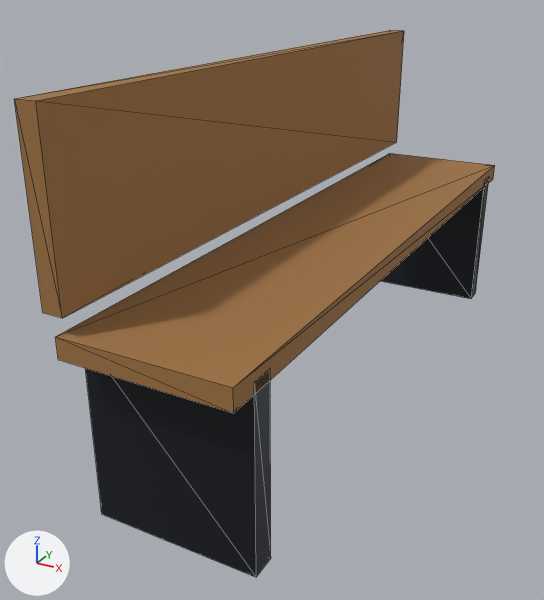
Two versions of the glTF model gra-fabryka/godot/assets/models/lawka_parkowa.glb, one commit apart.
Both versions are drawn from a 50 mm lens placed at (0.791, -1.839, 1.122), pointed at (-0.132, -0.161, 0.283). Lighting does not change. The marker at lower left points along +X, +Y and +Z. The picture after the commit comes second. Mesh edges are drawn as thin lines. Vertices at exactly the same position are counted once.

Objects in the first picture: 'lawka_parkowa'.
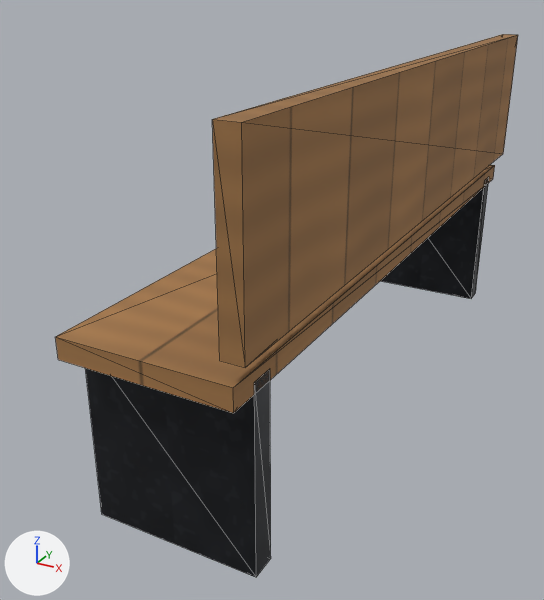
Changed parts and their boxes [x1, y1, x2, y2] in the pictures (544 x 600 px; the box of a moved part takes in the faces that stretch with it):
'lawka_parkowa', reshaped
    before: [14, 30, 495, 577]
    after: [55, 34, 518, 577]
part 1 of me_cube_095, moved or reshaped
    before: [14, 30, 404, 318]
    after: [212, 34, 518, 368]

The change, as a list of edits to the scene's bpy script:
```text
Change me_cube_095:
    used by ob_lawka_parkowa; location = (0.0, 0.0, 0.45)
    remove me_cube_095.from_pydata(...)  # 32 vertices, 48 faces; spans x -0.23..0.2, y -0.9..0.9, z -0.45..0.47
    add me_cube_095.from_pydata(...)  # 32 vertices, 48 faces; spans x -0.2..0.23, y -0.9..0.9, z -0.45..0.47
    me_cube_095 part 1: the loose piece of 8 vertices spanning x -0.23..-0.17, y -0.9..0.9, z 0.07..0.47 is moved by (0.4, 0.0, 0.0)
```
